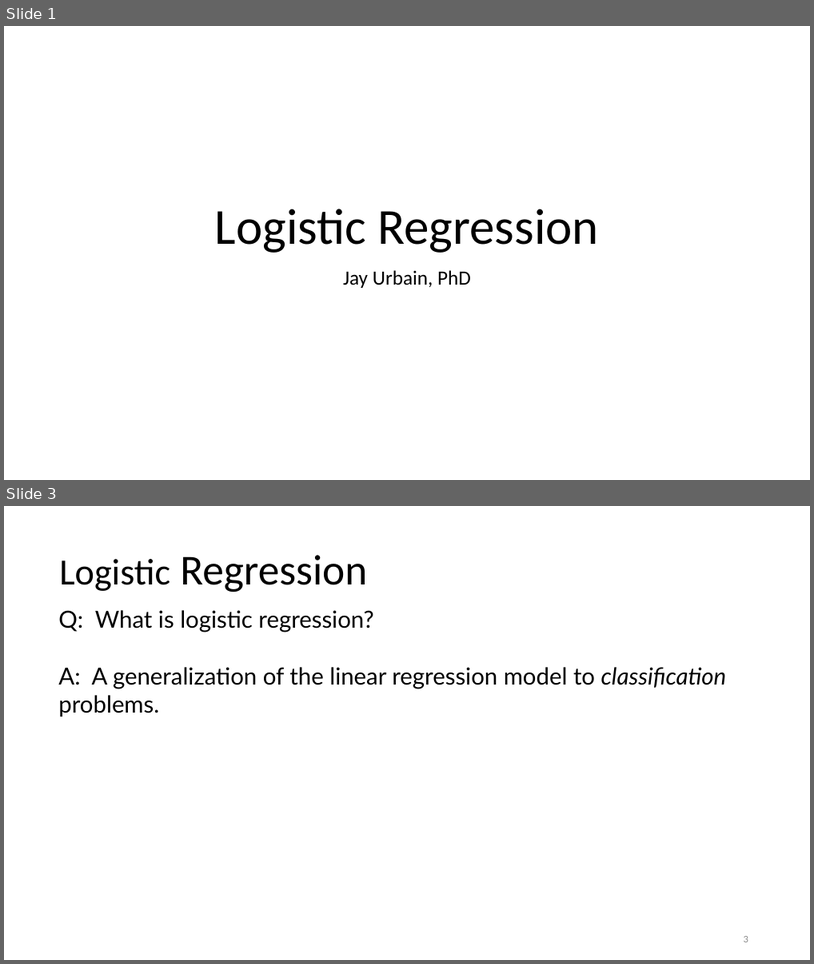
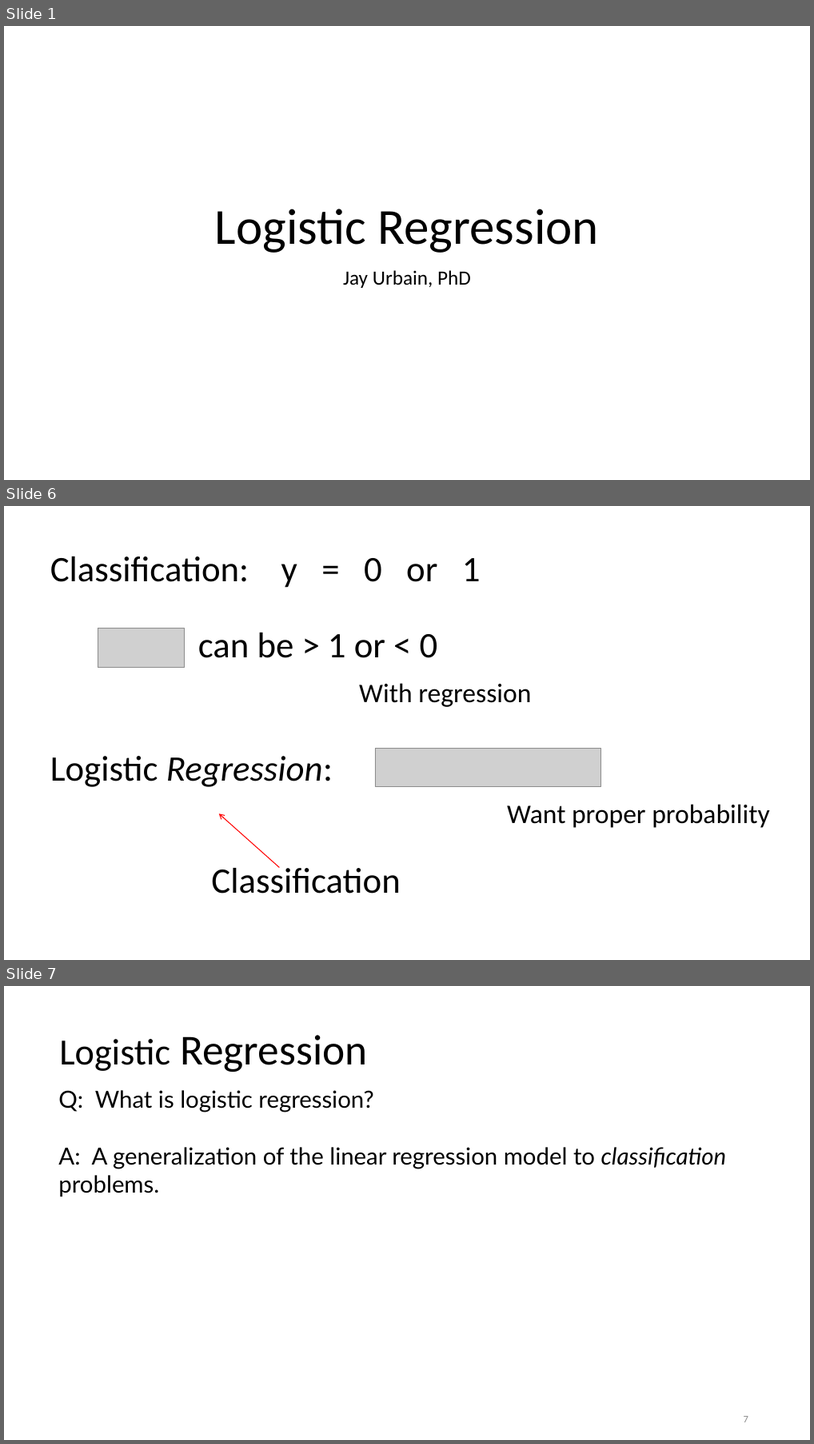
Before and after one commit to jayurbain/DataScienceIntro, a slide deck: slides/09_logistic_regression_classification.pptx. Shown one above the other, each under a label of ours: slides 1 and 3 before the commit, slides 1, 6 and 7 after it; the slides between them are not shown. The pictures are 814x964 and 814x1444 pixels, drawn with LibreOffice and Linux fonts; fonts in the diff are those of the drawing; grey boxes stand for pictures; background and template pictures are left out. Boxes give left, top, right and bottom in pixels: in the first picture for what was removed or moved away, otherwise in the second. Text is boxed around its words. In the diff, an @@ line names an element or a change of style, - is before the commit and + after.

Commit message:
update log regression slides, course outline

```diff
--- a/slides/09_logistic_regression_classification.pptx
+++ b/slides/09_logistic_regression_classification.pptx
@@ slide 6 added at [4,506,810,960], background #FFFFFF @@
@@ text added at [50,556,481,588], 42.7 pt, text #000000 @@
+Classification: y = 0 or 1
@@ picture added at [98,628,184,668] @@
@@ text added at [198,632,438,658], 42.7 pt, text #000000 @@
+can be > 1 or < 0
@@ text added at [359,683,531,707], 32 pt, text #000000 @@
+With regression
@@ text added at [50,756,333,787], 42.7 pt, text #000000, italic @@
+Logistic Regression:
@@ picture added at [375,748,601,787] @@
@@ arrow added from (280, 867) to (219, 813), #FF0000 1 pt @@
@@ text added at [507,804,770,828], 32 pt, text #000000 @@
+Want proper probability
@@ text added at [211,863,400,893], 42.7 pt, text #000000 @@
+Classification
@@ what was slide 3 is now slide 7 @@
@@ page number at [744,1416,749,1422]: text changed @@
-3
+7
```
Also in this commit, not shown: 9 slides changed, 10 other slides added, 2 other files.
